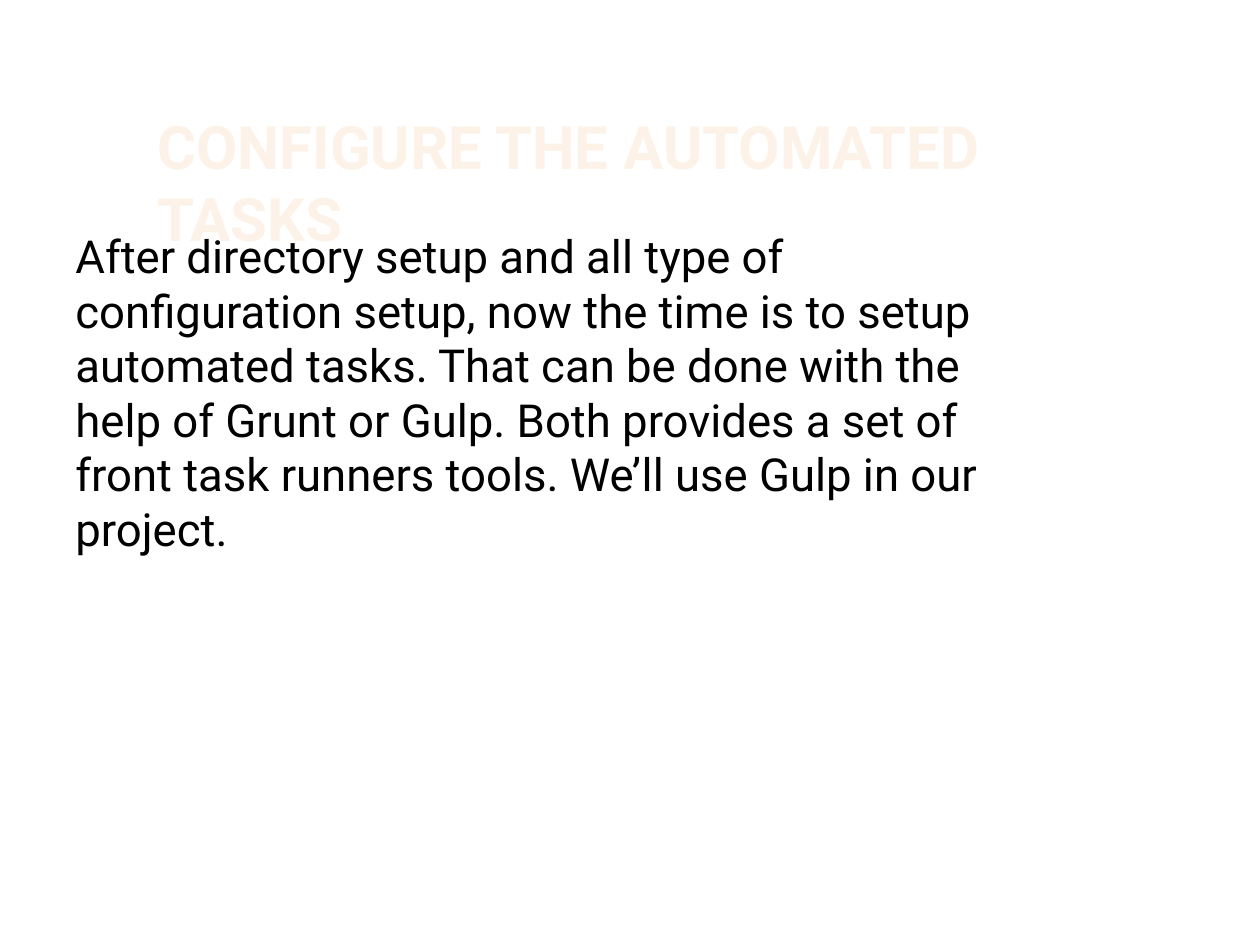
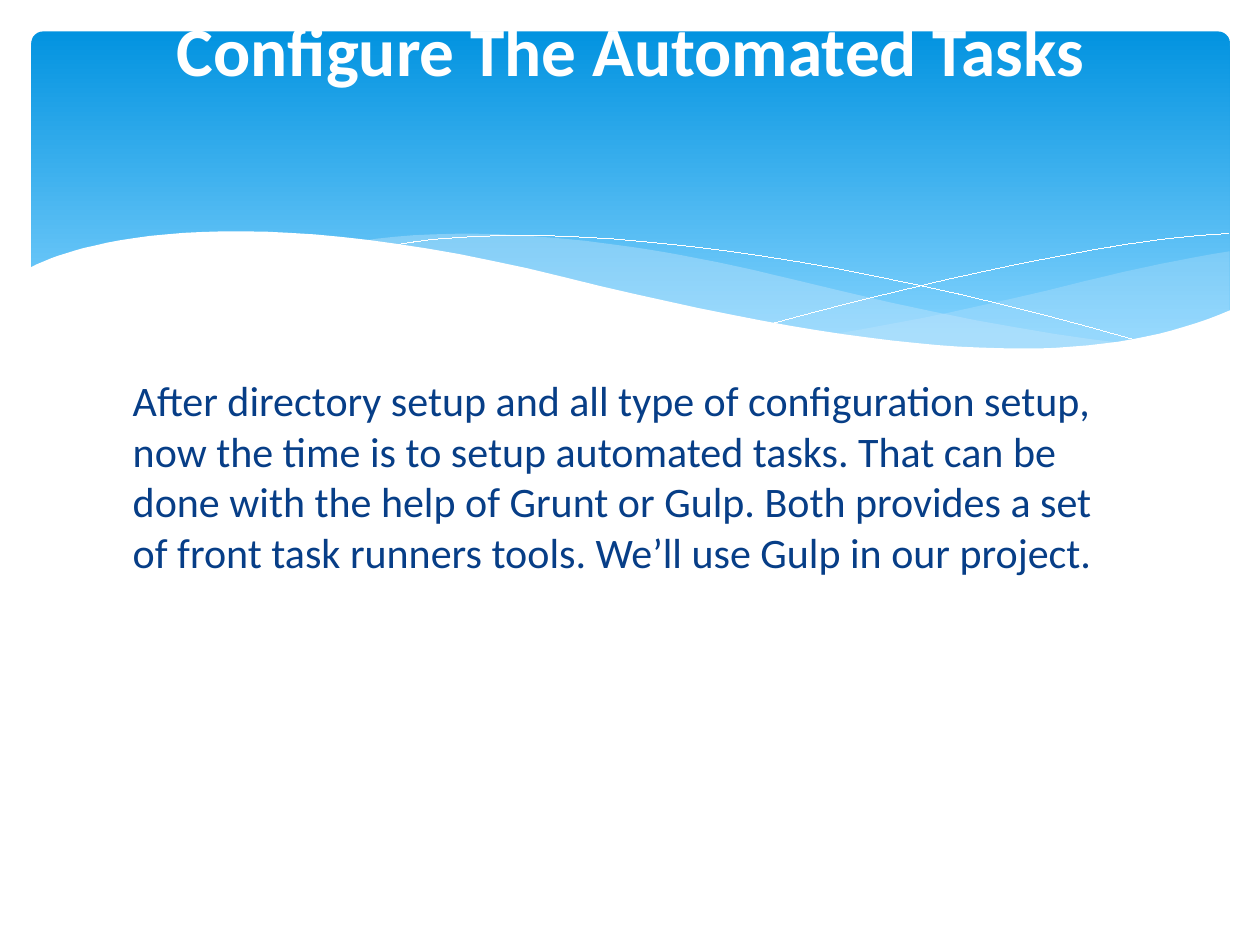
Before and after one commit to sintu-patel/project-scaffolding, a slide deck: slide 18 of dev/docs/Setup Gulp in Front End Project.pptx. Drawn at 1260x945 pixels with LibreOffice and Linux fonts; fonts in the diff are those of the drawing; background and template pictures are left out. Boxes give left, top, right and bottom in pixels: in the first picture for what was removed or moved away, otherwise in the second. Text is boxed around its words. In the diff, an @@ line names an element or a change of style, - is before the commit and + after.

```diff
--- a/dev/docs/Setup Gulp in Front End Project.pptx
+++ b/dev/docs/Setup Gulp in Front End Project.pptx
@@ title "Configure The Automated Tasks" at [177,19,1084,88]: vertical alignment bottom to middle @@
@@ title at [177,19,1084,88]: text changed; size 34.2 to 39.6 pt; font Roboto to Calibri; text colour gradient #FEF7F1 to #FEF3E8 to #FBCF9C to #F9B94C to #FFFFFF @@
-CONFIGURE THE AUTOMATED TASKS
+Configure The Automated Tasks
@@ rounded rectangle added at [32,32,1230,372], fill gradient #0293E0 to #83D3FE @@
@@ group added at [29,232,1231,415]: 5 freeform shapes @@
@@ text "After directory setup and all ...": place and size @@
-text "After directory setup and all ..." at [75,238,976,556]
+text "After directory setup and all ..." at [133,386,1091,576]
@@ text "After directory setup and all ..." at [133,386,1091,576]: size 26 to 24 pt, font Roboto to Calibri, text colour #000000 to #073E87; less space between paragraphs @@
```
Also in this commit, not shown: 28 other slides changed.
